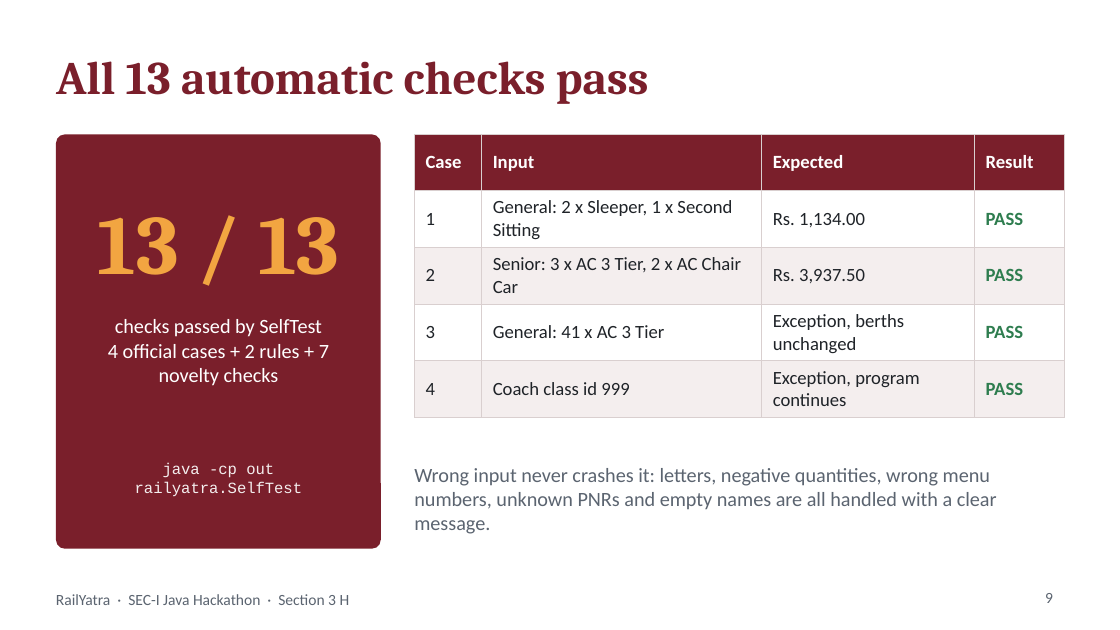
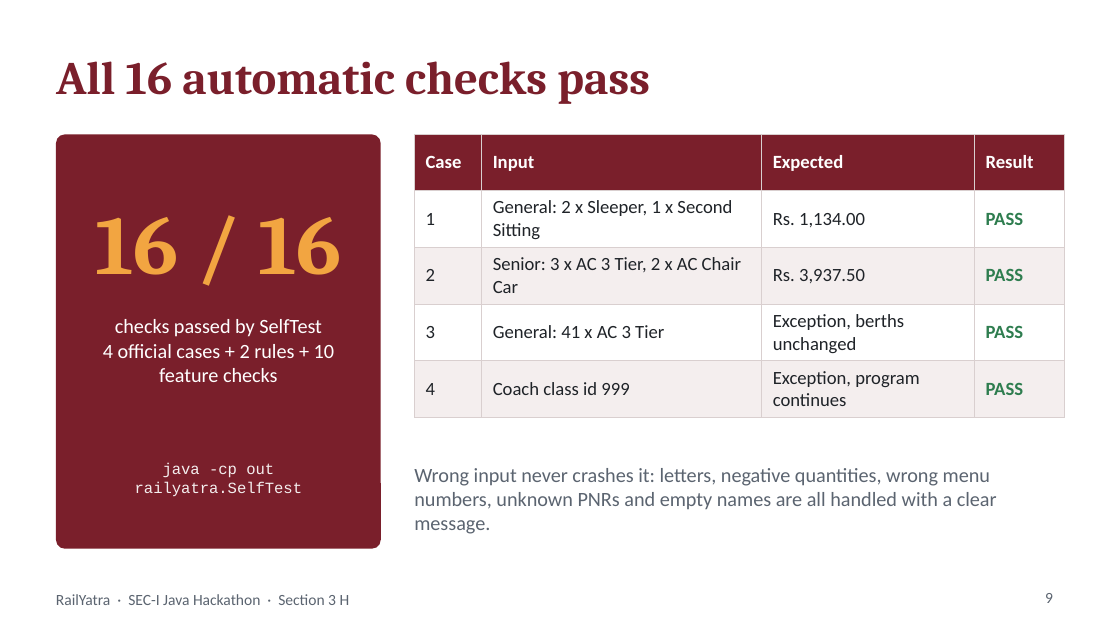
Before and after one commit to pandeylakshya207-max/RailYatra, a slide deck: slide 9 of RailYatra_Presentation.pptx. Drawn at 1120x630 pixels with LibreOffice and Linux fonts; fonts in the diff are those of the drawing. Boxes give left, top, right and bottom in pixels: in the first picture for what was removed or moved away, otherwise in the second. Text is boxed around its words. In the diff, an @@ line names an element or a change of style, - is before the commit and + after.

```diff
--- a/RailYatra_Presentation.pptx
+++ b/RailYatra_Presentation.pptx
@@ title at <box>56,61,650,104</box>: text changed @@
-All 13 automatic checks pass
+All 16 automatic checks pass
@@ text at <box>95,217,342,275</box>: text changed @@
-13 / 13
+16 / 16
@@ text at <box>103,344,334,382</box>: text changed @@
-4 official cases + 2 rules + 7 novelty checks
+4 official cases + 2 rules + 10 feature checks
```
Also in this commit, not shown: 3 other slides changed, 7 other files.
